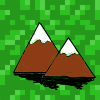
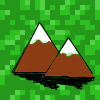
Comparing the layer stacks of the two w=100, h=100 images. Changes:
painted on "Layer 2" over bbox(11, 45, 28, 74)
hid "Shape 8" over bbox(27, 39, 96, 78)
